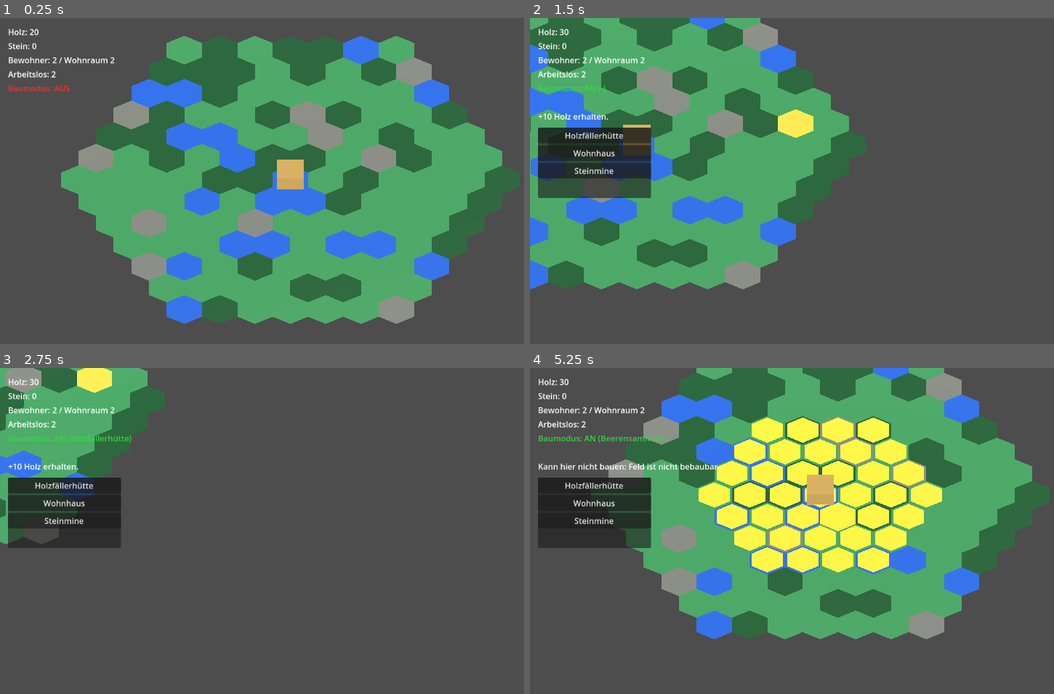
Above: before the commit, frames 1-4 (two rows, left to right).
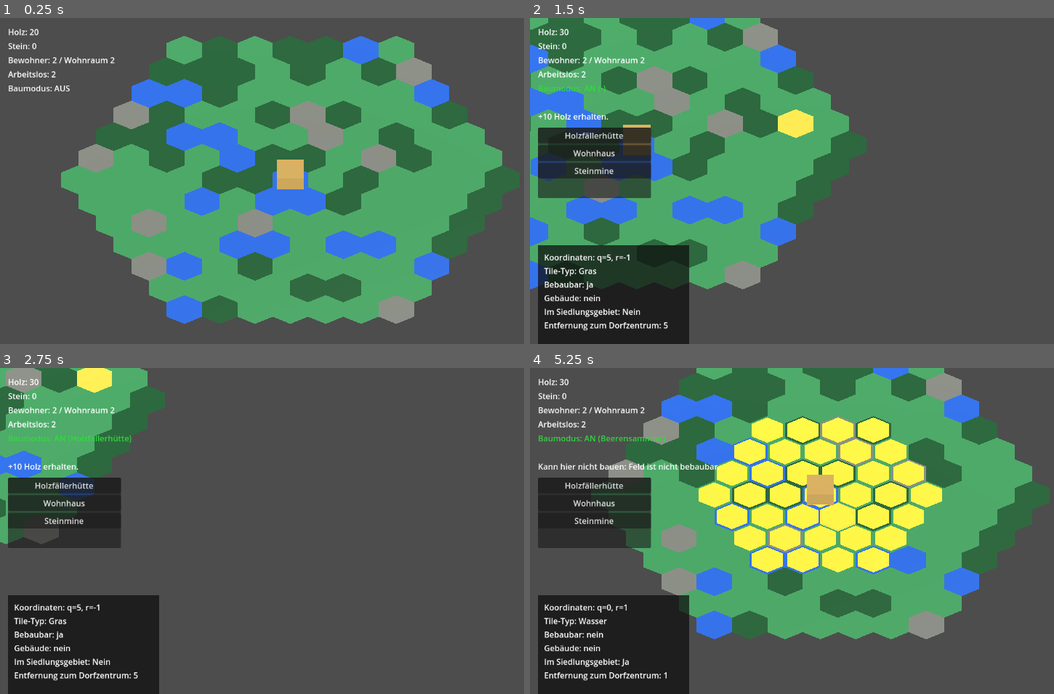
Above: after the commit, the same moments.

Repository: Ranu4922/CodexGame
Game: Godot game, scene res://scenes/Main.tscn
The game is run twice, just before and just after one commit, with the same random seed, the same clock (stepped at 60 frames per second) and the same inputs.
Inputs (mouse positions are in pixels of both pictures, inside the frame that each line leads up to):
- Up to frame 1 (0.25 s): no input
- Up to frame 2 (1.5 s): tap Enter at 0.5 s; move the mouse to (949, 164) at 0.52 s; hold D 0.53-1.28 s; tap B at 0.6 s; click (949, 164) at 0.67 s; move the mouse to (702, 197) at 1.27 s; hold S from 1.28 s (still down); tap R at 1.35 s
- Up to frame 3 (2.75 s): move the mouse to (345, 459) at 2.02 s; release S at 2.03 s; hold D from 2.03 s (still down); tap 1 at 2.1 s
- Up to frame 4 (5.25 s): move the mouse to (792, 596) at 2.77 s; release D at 2.78 s; hold W 2.78-3.53 s; tap one key every 0.75 s from 2.85 s: 2 3 4 V; click (792, 596) at 2.92 s; move the mouse to (996, 579) at 3.52 s; hold A 3.53-5.03 s; move the mouse to (645, 482) at 4.27 s; move the mouse to (849, 531) at 5.02 s; hold S from 5.03 s (still down); click (849, 531) at 5.17 s

The runs differ from the first frame. In frame 1, 0.1% of the frame differs, in the area x 1-14%, y 20-23%; in frame 2, 8.6%, in the area x 1-31%, y 69-100%; in frame 3, 8.5%; in frame 4, 8.5%.
Error after the commit: Invalid access to property or key 'pressed' on a base object of type 'null instance'. (res://scripts/game_world.gd:52)

Commit message:
Show food and berry gatherer UI

Diff:
--- a/scripts/game_world.gd
+++ b/scripts/game_world.gd
@@ -4,6 +4,7 @@
 @onready var build_mode_label: Label = $CanvasLayer/BuildModeLabel
 @onready var resource_label: Label = $CanvasLayer/ResourceLabel
 @onready var stone_label: Label = $CanvasLayer/StoneLabel
+@onready var food_label: Label = $CanvasLayer/FoodLabel
 @onready var population_label: Label = $CanvasLayer/PopulationLabel
 @onready var unemployed_label: Label = $CanvasLayer/UnemployedLabel
 @onready var selected_building_label: Label = $CanvasLayer/SelectedBuildingLabel
@@ -14,6 +15,7 @@
 @onready var lumberjack_button: Button = $CanvasLayer/BuildMenu/VBoxContainer/LumberjackButton
 @onready var house_button: Button = $CanvasLayer/BuildMenu/VBoxContainer/HouseButton
 @onready var stone_mine_button: Button = $CanvasLayer/BuildMenu/VBoxContainer/StoneMineButton
+@onready var berry_gatherer_button: Button = $CanvasLayer/BuildMenu/VBoxContainer/BerryGathererButton
 
 var message_version: int = 0
 var selected_building_name: String = "-"
@@ -22,6 +24,7 @@
 var building_workplaces: Dictionary = {
 	"Holzfällerhütte": 1,
 	"Steinmine": 1,
+	"Beerensammler": 1,
 }
 var info_panel_resize_version: int = 0
 var info_panel_position: Vector2 = Vector2(16.0, 452.0)
@@ -38,6 +41,7 @@
 	hex_grid.selected_building_changed.connect(_on_selected_building_changed)
 	hex_grid.wood_changed.connect(_on_wood_changed)
 	hex_grid.stone_changed.connect(_on_stone_changed)
+	hex_grid.food_changed.connect(_on_food_changed)
 	hex_grid.housing_changed.connect(_on_housing_changed)
 	hex_grid.population_changed.connect(_on_population_changed)
 	hex_grid.work_changed.connect(_on_work_changed)
@@ -45,12 +49,14 @@
 	lumberjack_button.pressed.connect(_on_lumberjack_button_pressed)
 	house_button.pressed.connect(_on_house_button_pressed)
 	stone_mine_button.pressed.connect(_on_stone_mine_button_pressed)
+	berry_gatherer_button.pressed.connect(_on_berry_gatherer_button_pressed)
 	current_population = hex_grid.population
 	current_housing_capacity = hex_grid.housing_capacity
 	_on_build_mode_changed(false)
 	_on_selected_building_changed("-")
 	_on_wood_changed(hex_grid.wood)
 	_on_stone_changed(hex_grid.stone)
+	_on_food_changed(hex_grid.food)
 	_update_population_housing_label()
 	_on_work_changed(
 		hex_grid.unemployed_count,
@@ -73,6 +79,7 @@
 	own_forest: bool,
 	adjacent_forests: int,
 	wood_production: int,
+	food_production: int,
 	own_stone: bool,
 	adjacent_stones: int,
 	stone_production: int,
@@ -104,6 +111,11 @@
 		lines.append("Angrenzende Wälder: %d/6" % adjacent_forests)
 		lines.append("Produktion: %d Holz / 5 Sekunden" % wood_production)
 
+	if has_building and building_name == "Beerensammler":
+		var berry_own_forest_text: String = "ja" if own_forest else "nein"
+		lines.append("Eigenes Wald-Hex: %s" % berry_own_forest_text)
+		lines.append("Produktion: %d Nahrung / 5 Sekunden" % food_production)
+
 	if has_building and building_name == "Steinmine":
 		var own_stone_text: String = "ja" if own_stone else "nein"
 		lines.append("Eigenes Stein-Hex: %s" % own_stone_text)
@@ -219,12 +231,20 @@
 	hex_grid.call("select_building", "stone_mine")
 
 
+func _on_berry_gatherer_button_pressed() -> void:
+	hex_grid.call("select_building", "berry_gatherer")
+
+
 func _on_wood_changed(amount: int) -> void:
 	resource_label.text = "Holz: %d" % amount
 
 
 func _on_stone_changed(amount: int) -> void:
 	stone_label.text = "Stein: %d" % amount
+
+
+func _on_food_changed(amount: int) -> void:
+	food_label.text = "Nahrung: %d" % amount
 
 
 func _on_housing_changed(amount: int) -> void:
